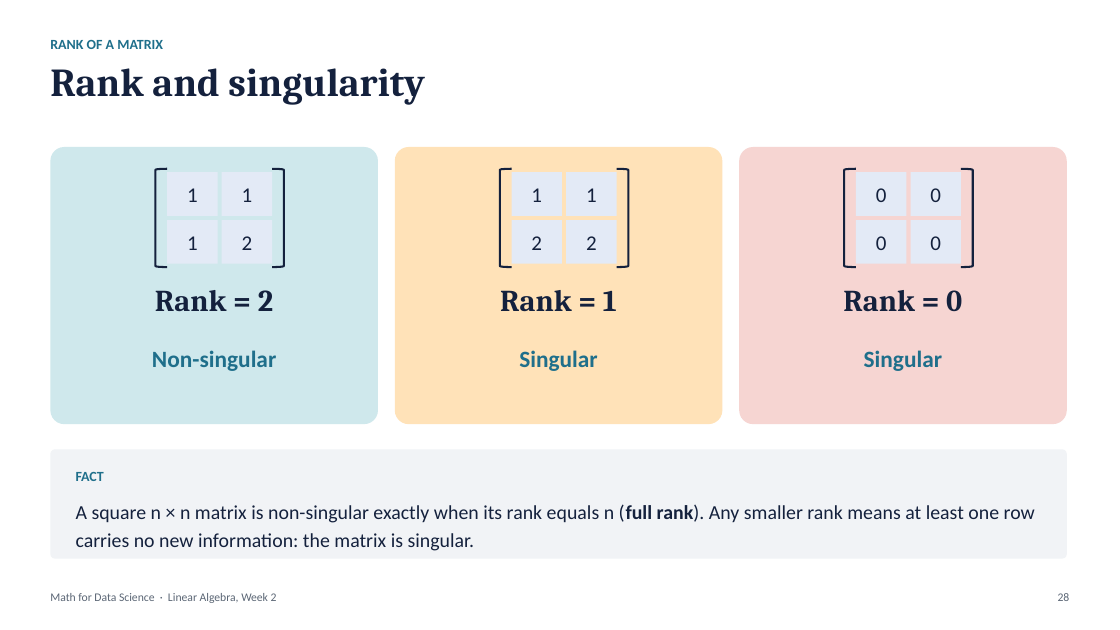
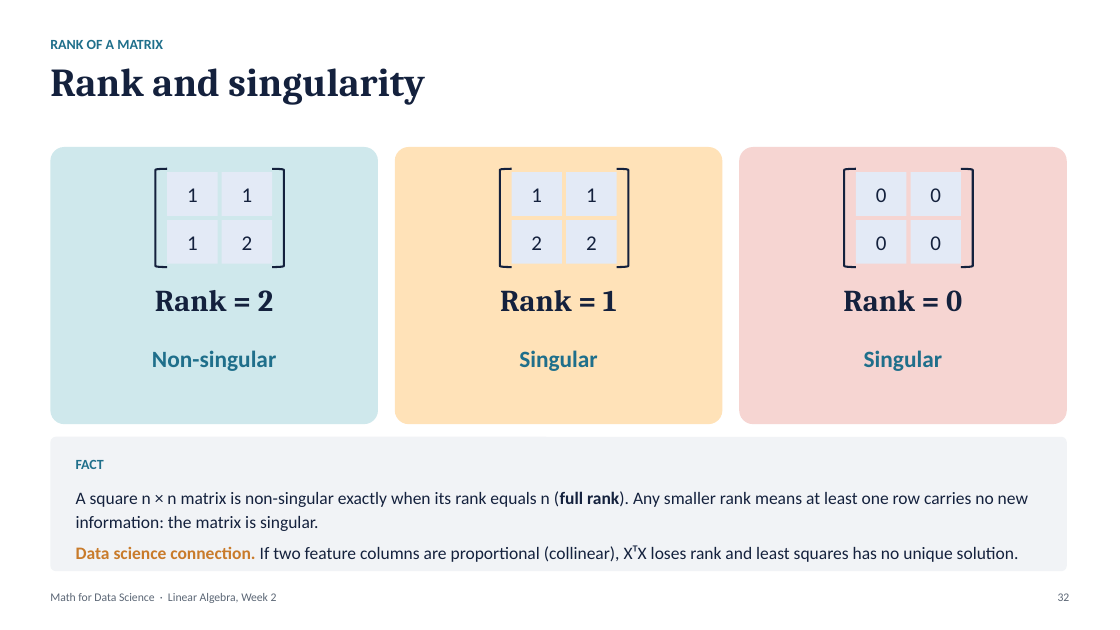
Before and after one commit to Singati2/Data-Science-class-LInear-algebra-Part-2-, a slide deck: slide 32 of Linear_Algebra_Week2_Slides.pptx (slide 28 before the commit). Drawn at 1120x630 pixels with LibreOffice and Linux fonts; fonts in the diff are those of the drawing. Boxes give left, top, right and bottom in pixels: in the first picture for what was removed or moved away, otherwise in the second. Text is boxed around its words. In the diff, an @@ line names an element or a change of style, - is before the commit and + after.

```diff
--- a/Linear_Algebra_Week2_Slides.pptx
+++ b/Linear_Algebra_Week2_Slides.pptx
@@ rounded rectangle: place and size @@
-rounded rectangle at <box>50,450,1067,559</box>
+rounded rectangle at <box>50,437,1067,571</box>
@@ text "FACT": place and size @@
-text "FACT" at <box>76,472,104,481</box>
+text "FACT" at <box>76,460,104,469</box>
@@ text at <box>76,491,1028,531</box>: size 17 to 15 pt in "A square n × n matrix is ..." @@
@@ text "A square n × n ...": place and size @@
-text "A square n × n ..." at <box>76,504,1035,551</box>
+text "A square n × n ..." at <box>76,491,1028,562</box>
@@ text at <box>76,545,1019,562</box>: paragraph added @@
+Data science connection. If two feature columns are proportional (collinear), XᵀX loses rank and least squares has no unique solution.
@@ text at <box>1058,593,1070,601</box>: text changed @@
-28
+32
```
Also in this commit, not shown: 51 other slides changed, 4 slides added, 4 other files.
